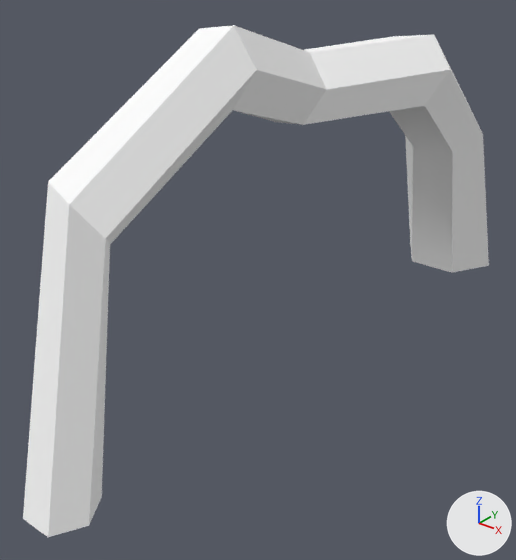
What one commit did to the glTF model public/siege/scifi/nature_SM_Tree_Swamp_Root_01.gltf.
Rendered twice from a camera (50 mm lens) standing at (0.522, -0.812, 0.327) and looking at (-0.041, -0.108, -0.109). The axes (+X, +Y, +Z) are drawn at lower right. The lights are the same throughout. The picture after the commit comes second. Where no turn or scale is listed for an object, it has been applied to the vertices.

The first picture shows 'SM_Tree_Swamp_Root_01'.
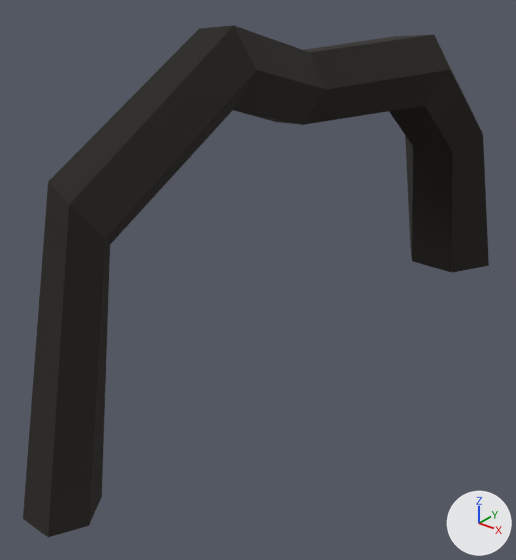
Pixel boxes (x1, y1, x2, y2) of what changed, in the pictures (516 x 560 px):
```json
{"object": "SM_Tree_Swamp_Root_01", "change": "surface changed", "before": [23, 25, 489, 537], "after": [23, 25, 489, 537], "on screen": "white to black"}
```

Scene script edits in JSON lines:
```json
{"op": "add", "block": "img_polygonnature_04", "code": ["img_polygonnature_04 = load_image('PolygonNature_04', 'PolygonNature_04.webp', 512, 512, 'sRGB')"]}
{"op": "remove", "block": "mat_lambert27", "code": "mat_lambert27.base_color = (1.0, 1.0, 1.0)  # white #ffffff"}
{"op": "add", "block": "mat_lambert27", "code": "mat_lambert27.texture = img_polygonnature_04"}
```
